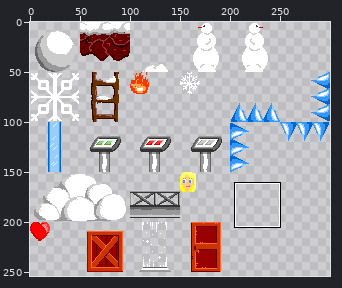
Two versions of one sprite sheet, src/res/images/tileset1.png. The first picture is a wide view before the edit; the outline marks the close-up.
Close-up. Before:
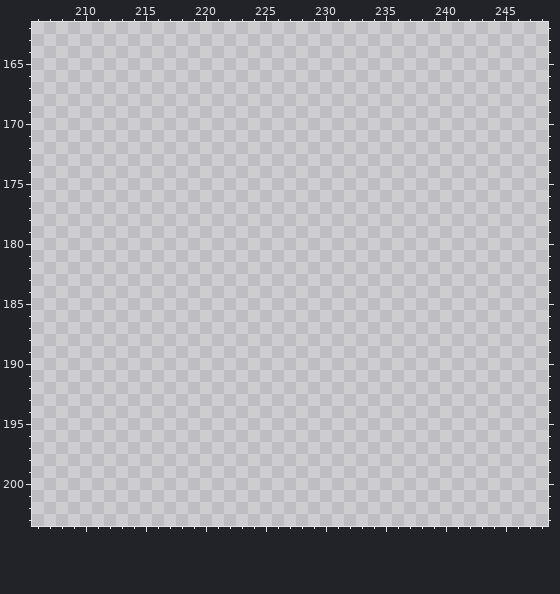
The file is 300x300 pixels. Shown: x 206..248, y 162..203. The wide view leaves out empty margins.
The result:
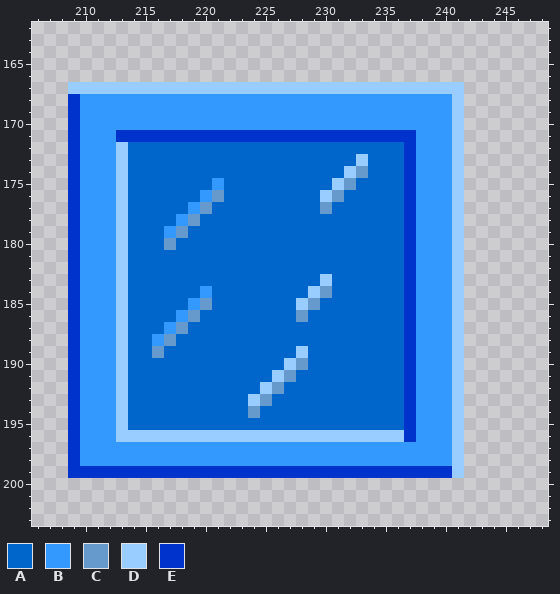
Palette (. is transparent): A #0066cc  B #3399ff  C #6699cc  D #99ccff  E #0033cc
Diff:
y 167: x 209..241 ................................. -> DDDDDDDDDDDDDDDDDDDDDDDDDDDDDDDDD
y 168..170: x 209..241 ................................. -> EBBBBBBBBBBBBBBBBBBBBBBBBBBBBBBBD
y 171: x 209..241 ................................. -> EBBBEEEEEEEEEEEEEEEEEEEEEEEEEBBBD
y 172: x 209..241 ................................. -> EBBBDAAAAAAAAAAAAAAAAAAAAAAAEBBBD
y 173: x 209..241 ................................. -> EBBBDAAAAAAAAAAAAAAAAAAADAAAEBBBD
y 174: x 209..241 ................................. -> EBBBDAAAAAAAAAAAAAAAAAADCAAAEBBBD
y 175: x 209..241 ................................. -> EBBBDAAAAAAABAAAAAAAAADCAAAAEBBBD
y 176: x 209..241 ................................. -> EBBBDAAAAAABCAAAAAAAADCAAAAAEBBBD
y 177: x 209..241 ................................. -> EBBBDAAAAABCAAAAAAAAACAAAAAAEBBBD
y 178: x 209..241 ................................. -> EBBBDAAAABCAAAAAAAAAAAAAAAAAEBBBD
y 179: x 209..241 ................................. -> EBBBDAAABCAAAAAAAAAAAAAAAAAAEBBBD
y 180: x 209..241 ................................. -> EBBBDAAACAAAAAAAAAAAAAAAAAAAEBBBD
y 181..182: x 209..241 ................................. -> EBBBDAAAAAAAAAAAAAAAAAAAAAAAEBBBD
y 183: x 209..241 ................................. -> EBBBDAAAAAAAAAAAAAAAADAAAAAAEBBBD
y 184: x 209..241 ................................. -> EBBBDAAAAAABAAAAAAAADCAAAAAAEBBBD
y 185: x 209..241 ................................. -> EBBBDAAAAABCAAAAAAADCAAAAAAAEBBBD
y 186: x 209..241 ................................. -> EBBBDAAAABCAAAAAAAACAAAAAAAAEBBBD
y 187: x 209..241 ................................. -> EBBBDAAABCAAAAAAAAAAAAAAAAAAEBBBD
y 188: x 209..241 ................................. -> EBBBDAABCAAAAAAAAAAAAAAAAAAAEBBBD
y 189: x 209..241 ................................. -> EBBBDAACAAAAAAAAAAADAAAAAAAAEBBBD
y 190: x 209..241 ................................. -> EBBBDAAAAAAAAAAAAADCAAAAAAAAEBBBD
y 191: x 209..241 ................................. -> EBBBDAAAAAAAAAAAADCAAAAAAAAAEBBBD
y 192: x 209..241 ................................. -> EBBBDAAAAAAAAAAADCAAAAAAAAAAEBBBD
y 193: x 209..241 ................................. -> EBBBDAAAAAAAAAADCAAAAAAAAAAAEBBBD
y 194: x 209..241 ................................. -> EBBBDAAAAAAAAAACAAAAAAAAAAAAEBBBD
y 195: x 209..241 ................................. -> EBBBDAAAAAAAAAAAAAAAAAAAAAAAEBBBD
y 196: x 209..241 ................................. -> EBBBDDDDDDDDDDDDDDDDDDDDDDDDEBBBD
y 197..198: x 209..241 ................................. -> EBBBBBBBBBBBBBBBBBBBBBBBBBBBBBBBD
y 199: x 209..241 ................................. -> EEEEEEEEEEEEEEEEEEEEEEEEEEEEEEEED
Changed places in both close-ups, as pixel boxes (x1, y1, x2, y2):
added: (68, 82, 464, 478)
